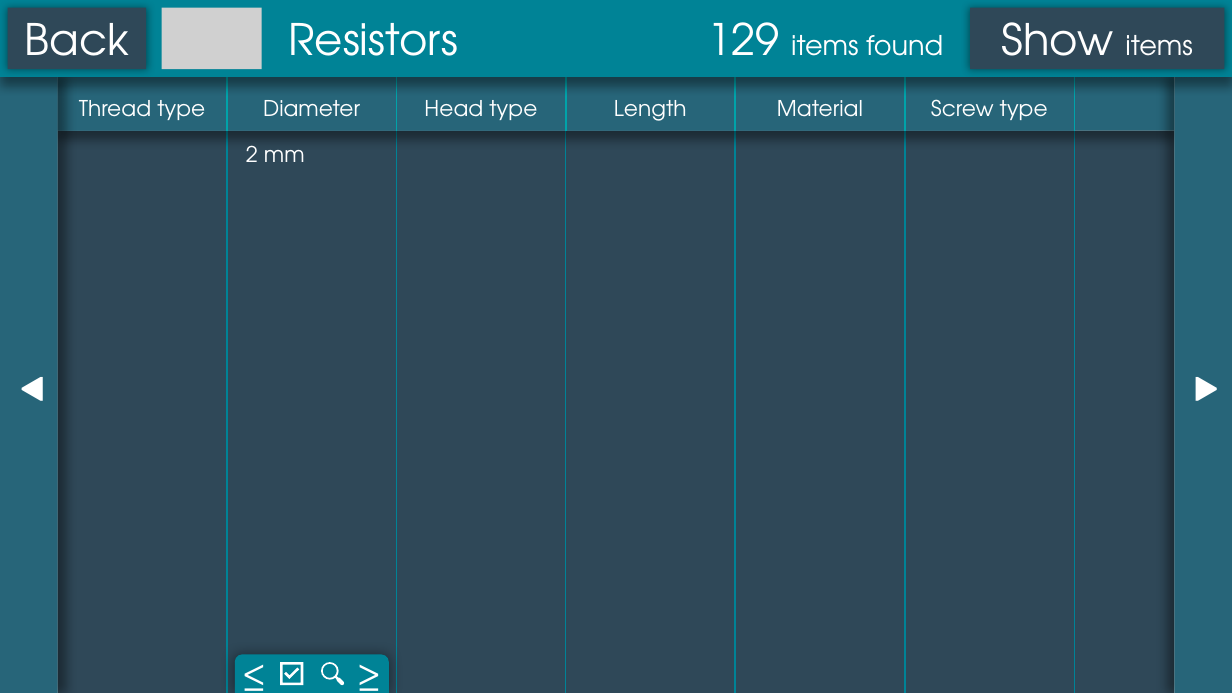
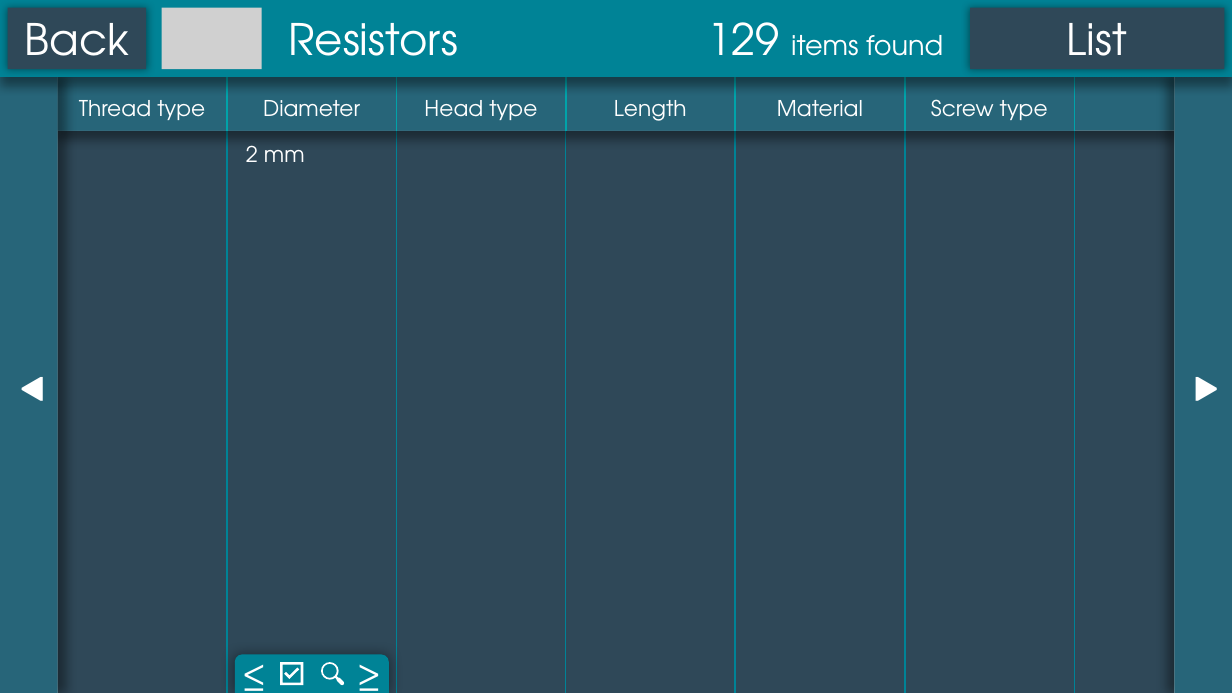
Before and after one commit to sylvaing19/thingies-database, a slide deck: slide 1 of db-gui.pptx. Drawn at 1232x693 pixels with LibreOffice and Linux fonts; fonts in the diff are those of the drawing; grey boxes stand for pictures. Boxes give left, top, right and bottom in pixels: in the first picture for what was removed or moved away, otherwise in the second. Text is boxed around its words. In the diff, an @@ line names an element or a change of style, - is before the commit and + after.

```diff
--- a/db-gui.pptx
+++ b/db-gui.pptx
@@ text in rectangle at (1067,23,1128,76): text changed; size 10 to 16 pt @@
-Show items
+List
```
Also in this commit, not shown: 4 other files.
